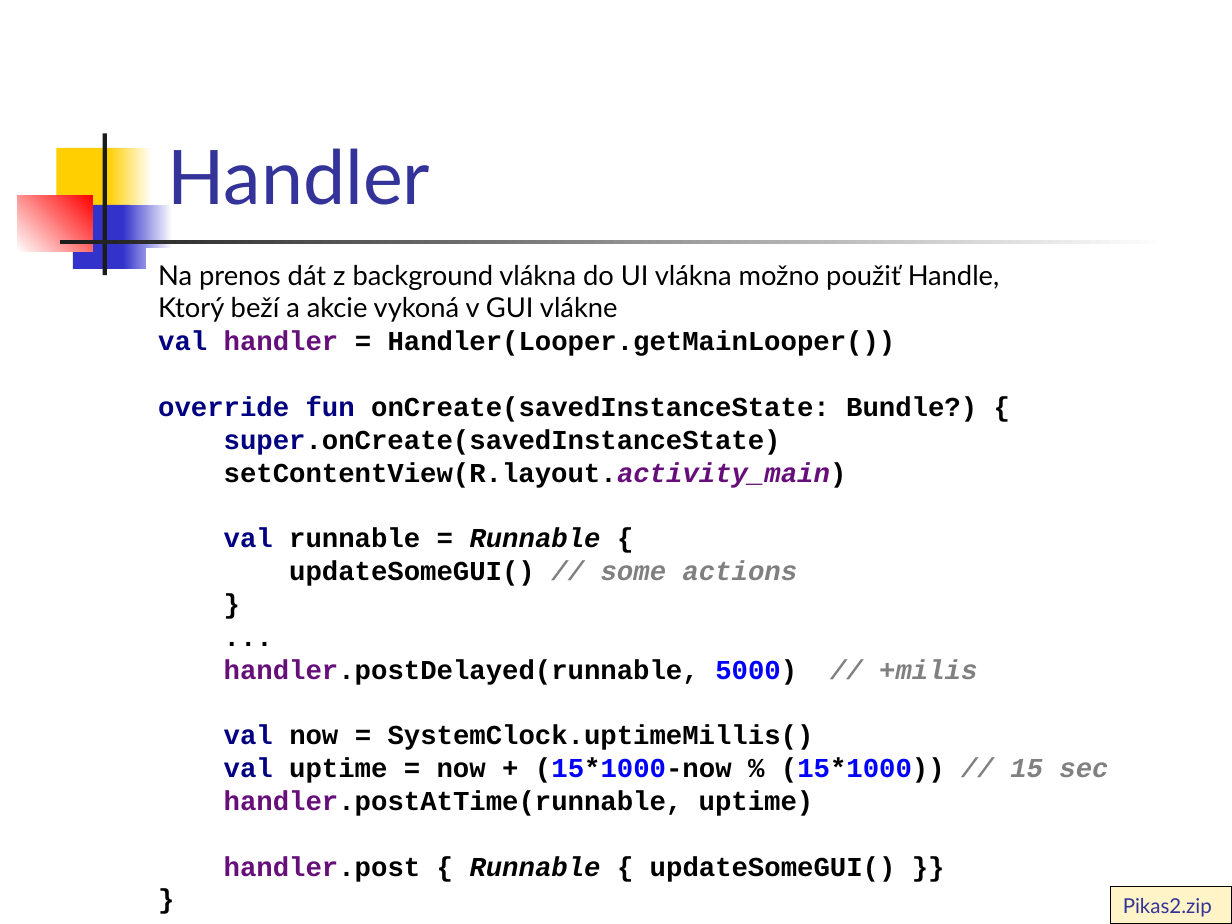
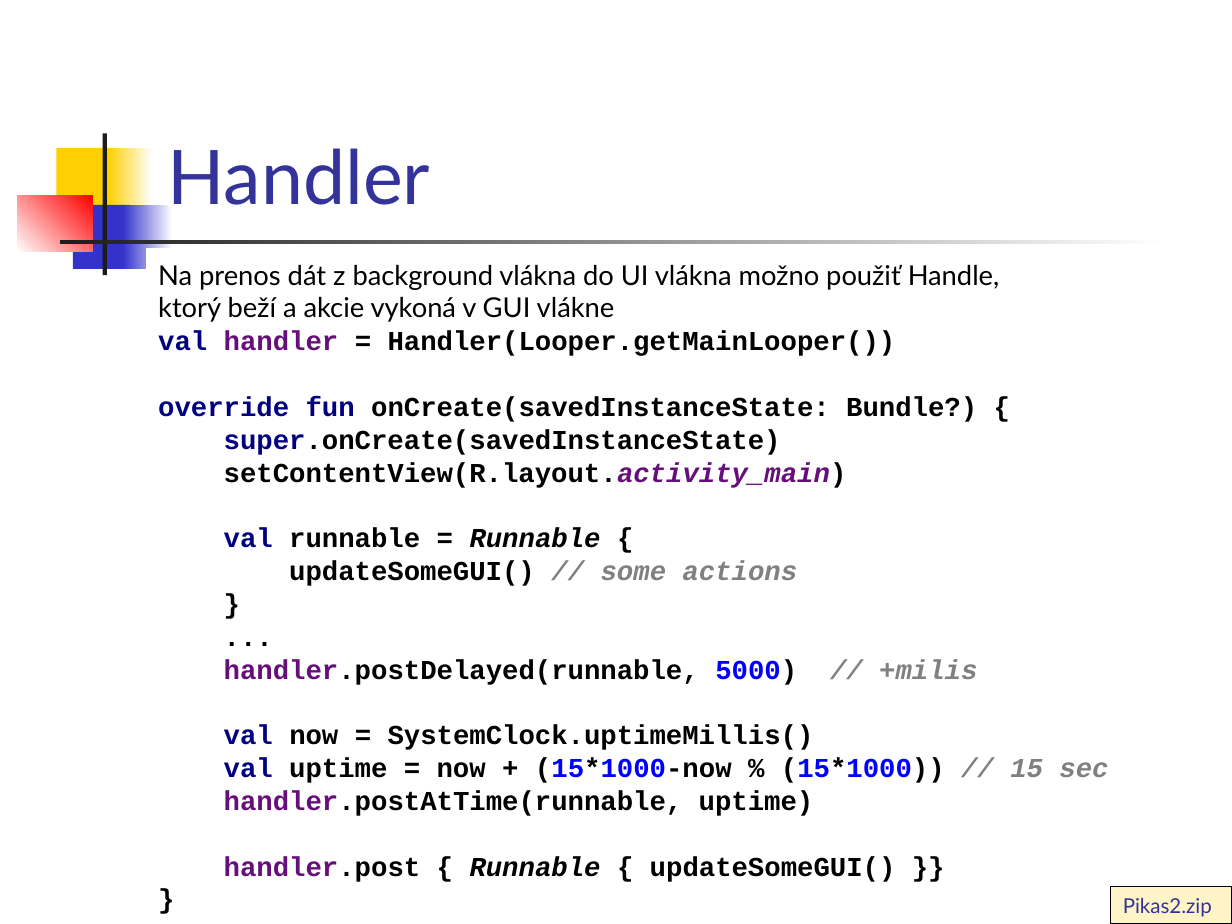
Before and after one commit to vmandro/Prednasky, a slide deck: slide 11 of 03/03_Android.ppt (slide 10 before the commit). Drawn at 1232x924 pixels with LibreOffice and Linux fonts; fonts in the diff are those of the drawing. Boxes give left, top, right and bottom in pixels: in the first picture for what was removed or moved away, otherwise in the second. Text is boxed around its words. In the diff, an @@ line names an element or a change of style, - is before the commit and + after.

```diff
--- a/03/03_Android.ppt
+++ b/03/03_Android.ppt
@@ text at [158, 297, 615, 322]: text changed @@
-Ktorý beží a akcie vykoná v GUI vlákne
+ktorý beží a akcie vykoná v GUI vlákne
```
Also in this commit, not shown: 11 other slides changed, 6 slides added, 2 slides removed, 5 other files.
